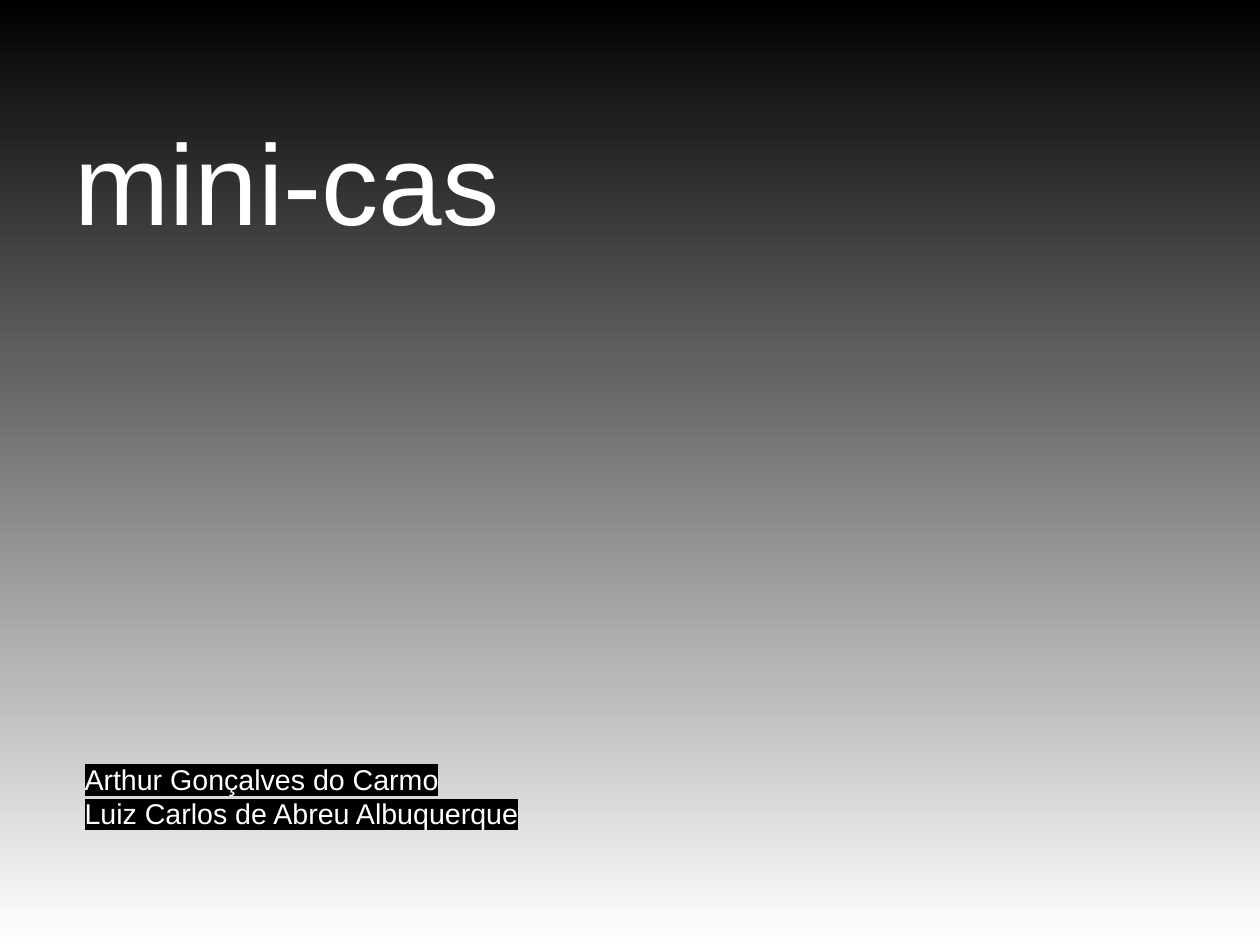
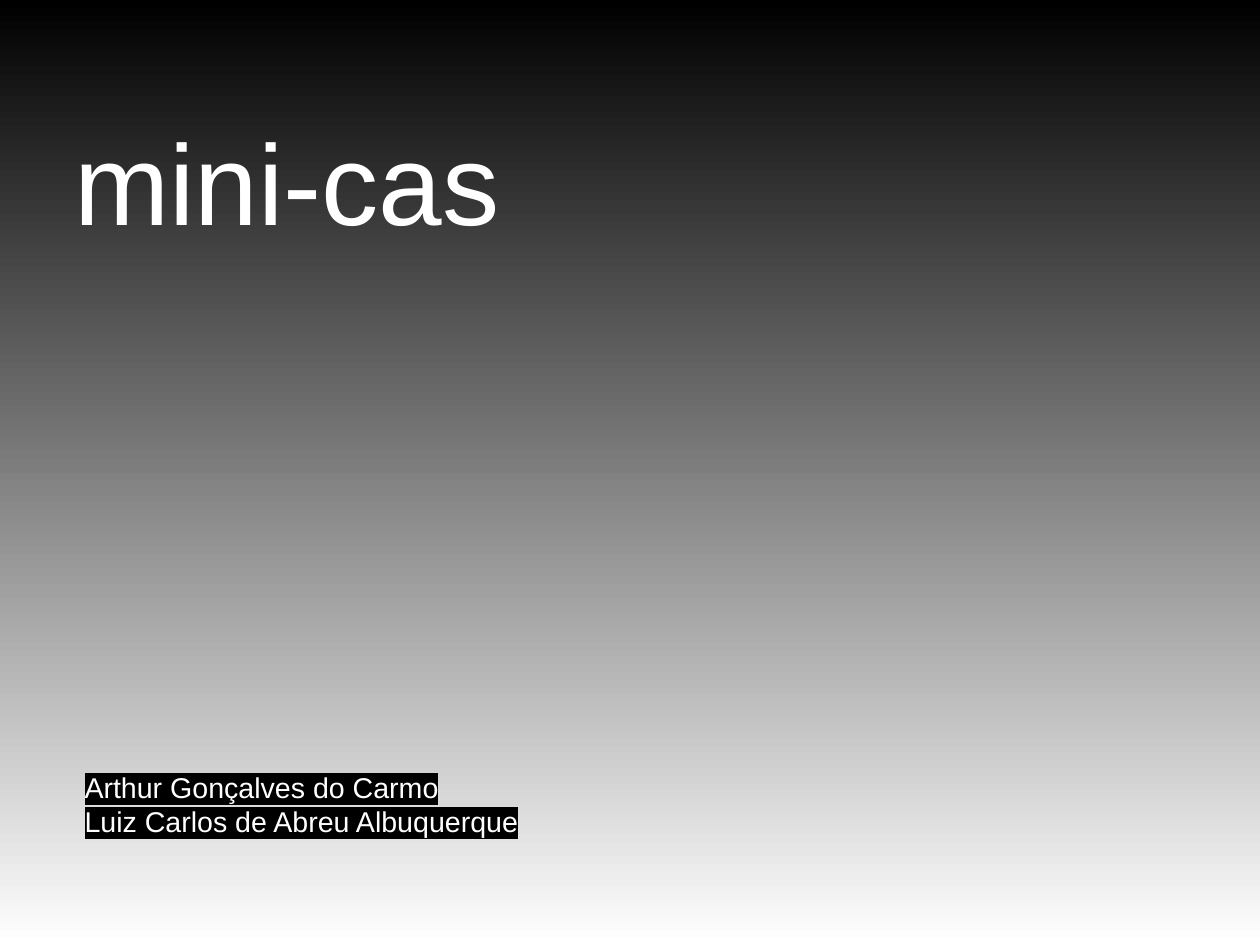
Before and after one commit to ArthurCarmo/mini-cas, a slide deck: slide 1 of doc/pmini-cas03.odp. Drawn at 1260x945 pixels with LibreOffice and Linux fonts; fonts in the diff are those of the drawing; background and template pictures are left out. Boxes give left, top, right and bottom in pixels: in the first picture for what was removed or moved away, otherwise in the second. Text is boxed around its words. In the diff, an @@ line names an element or a change of style, - is before the commit and + after.

```diff
--- a/doc/pmini-cas03.odp
+++ b/doc/pmini-cas03.odp
@@ text "Arthur Gonçalves do Carmo": place and size @@
-text "Arthur Gonçalves do Carmo" at [85,767,518,830]
+text "Arthur Gonçalves do Carmo" at [85,776,518,838]
```
Also in this commit, not shown: 5 slides added, 1 slide removed, 44 other files.
